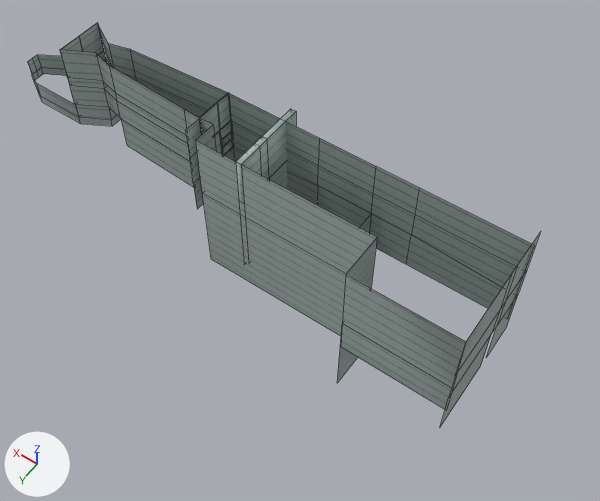
An edit to the FBX model Marks Unleashed/Assets/Models/Environment/nivelAIRE.fbx, drawn before and after from the same camera.
The view is the same before and after, from a camera (50 mm lens) standing at (-177.0, 187.0, 277.0) and looking at (-38.0, -8.0, -30.0). The axes (+X, +Y, +Z) are drawn at lower left. The lights are the same throughout. The picture after the commit comes second. Mesh edges are drawn as thin lines. Where no turn or scale is listed for an object, it has been applied to the vertices.

Names of what the first picture shows: 'mine.001'.
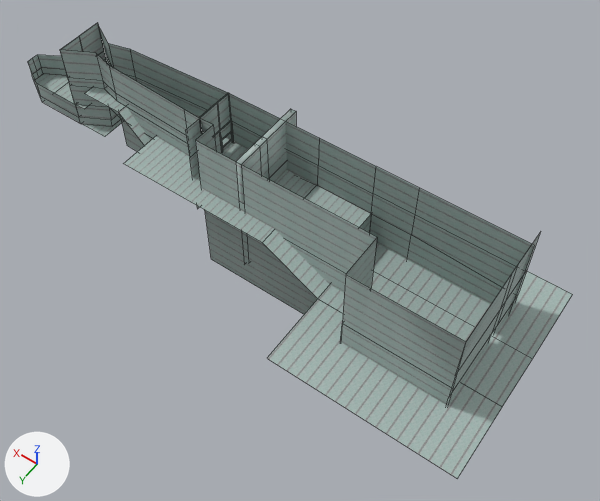
Where the newer file only moved an object's origin or applied its transform, the numbers keep the older frame.

What changed in the scene script:
```text
Add me_plane:
    me_plane.from_pydata(...)  # 34 vertices, 13 faces; spans x -153.0..145.0, y -54.0..50.0, z -32.0..2.0
    me_plane.materials.append(mat_material_001)
Add ob_plane_001:
    ob_plane_001 = bpy.data.objects.new('Plane.001', me_plane)
    ob_plane_001.location = (0.0, 0.0, 0.0)
```

Pixel boxes (x1, y1, x2, y2) of what changed, in the pictures (600 x 501 px):
'Plane.001', added: after (35, 74, 573, 478)
